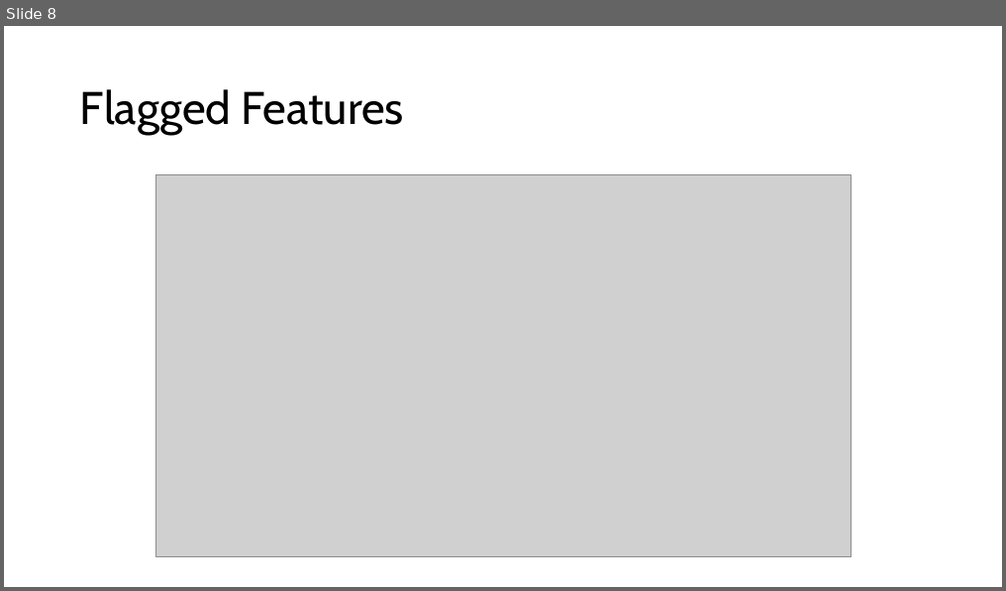
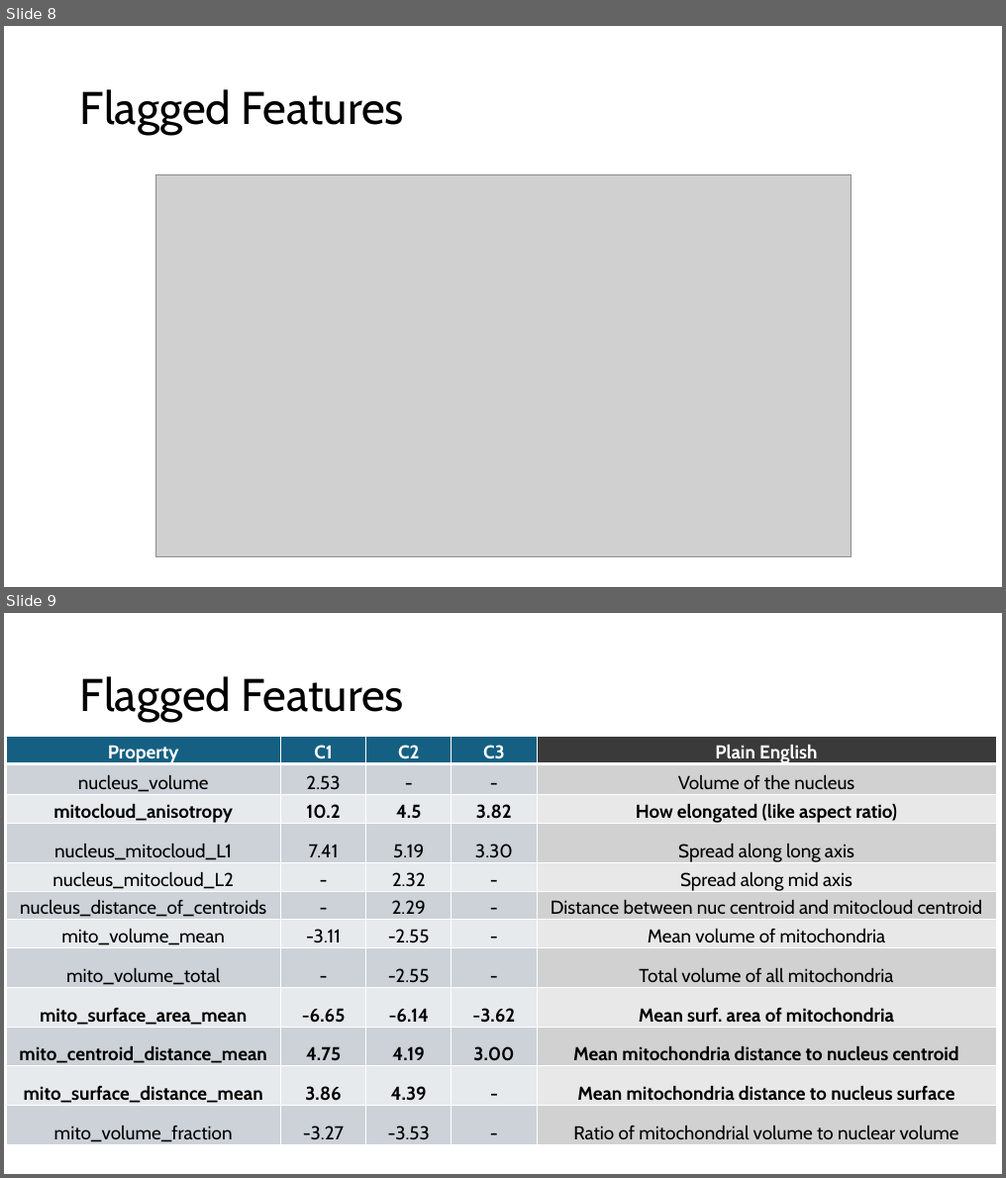
Before and after one commit to britod97/HeLa-Cell-Segmentation, a slide deck: Results Notes/HeLA - 20260908.pptx. Shown one above the other, each under a label of ours: slide 8 before the commit, slides 8 and 9 after it. The pictures are 1006x591 and 1006x1178 pixels, drawn with LibreOffice and Linux fonts; fonts in the diff are those of the drawing; grey boxes stand for pictures. Boxes give left, top, right and bottom in pixels: in the first picture for what was removed or moved away, otherwise in the second. Text is boxed around its words. In the diff, an @@ line names an element or a change of style, - is before the commit and + after.

```diff
--- a/Results Notes/HeLA - 20260908.pptx
+++ b/Results Notes/HeLA - 20260908.pptx
@@ slide 9 added at (4, 613, 1002, 1174), background #FFFFFF @@
@@ title added at (80, 676, 404, 722), 44 pt, text #000000 @@
+Flagged Features
@@ table added at (6, 736, 997, 1147), 12 rows, 5 columns @@
+Property | C1 | C2 | C3 | Plain English
+nucleus_volume | 2.53 | - | - | Volume of the nucleus
+mitocloud_anisotropy | 10.2 | 4.5 | 3.82 | How elongated (like aspect ratio)
+nucleus_mitocloud_L1 | 7.41 | 5.19 | 3.30 | Spread along long axis
+nucleus_mitocloud_L2 | - | 2.32 | - | Spread along mid axis
+nucleus_distance_of_centroids | - | 2.29 | - | Distance between nuc centroid and mitocloud centroid
+mito_volume_mean | -3.11 | -2.55 | - | Mean volume of mitochondria
+mito_volume_total | - | -2.55 | - | Total volume of all mitochondria
+mito_surface_area_mean | -6.65 | -6.14 | -3.62 | Mean surf. area of mitochondria
+mito_centroid_distance_mean | 4.75 | 4.19 | 3.00 | Mean mitochondria distance to nucleus centroid
+mito_surface_distance_mean | 3.86 | 4.39 | - | Mean mitochondria distance to nucleus surface
+mito_volume_fraction | -3.27 | -3.53 | - | Ratio of mitochondrial volume to nuclear volume
```
Also in this commit, not shown: 1 slide changed, 6 other files.
